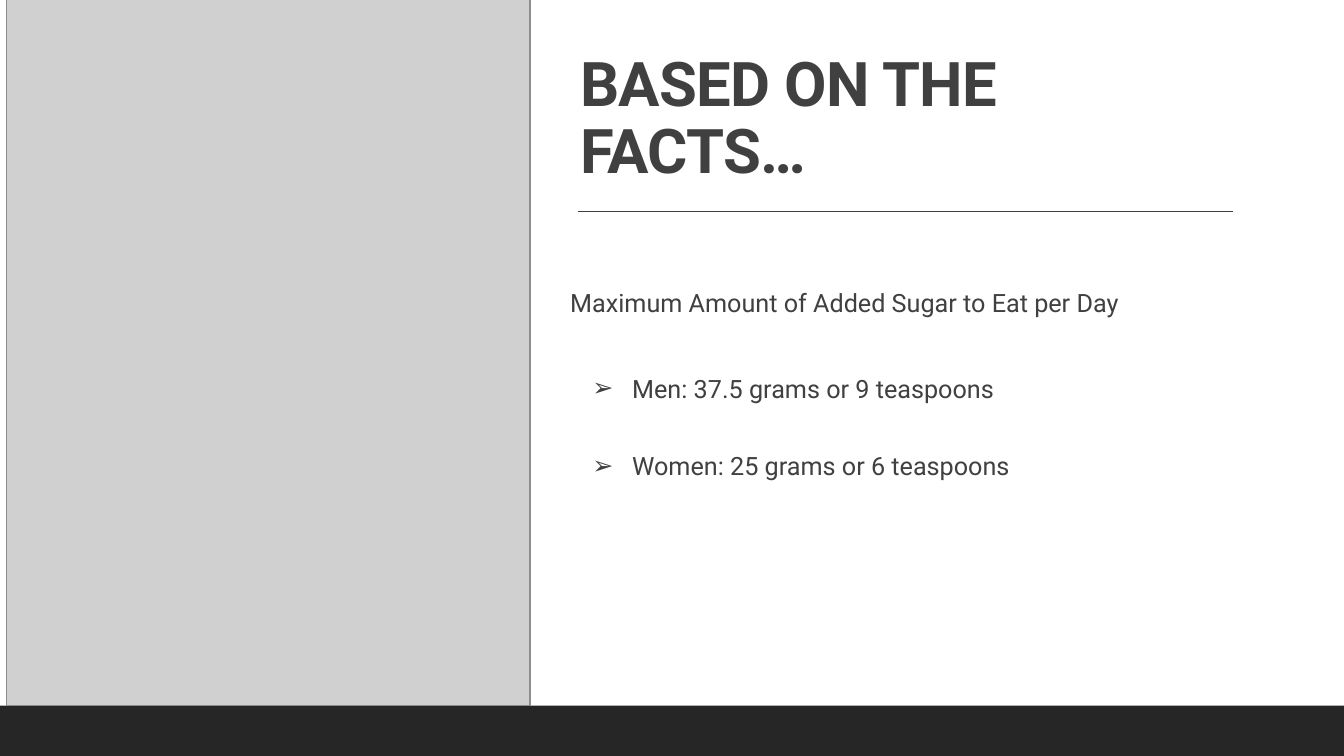
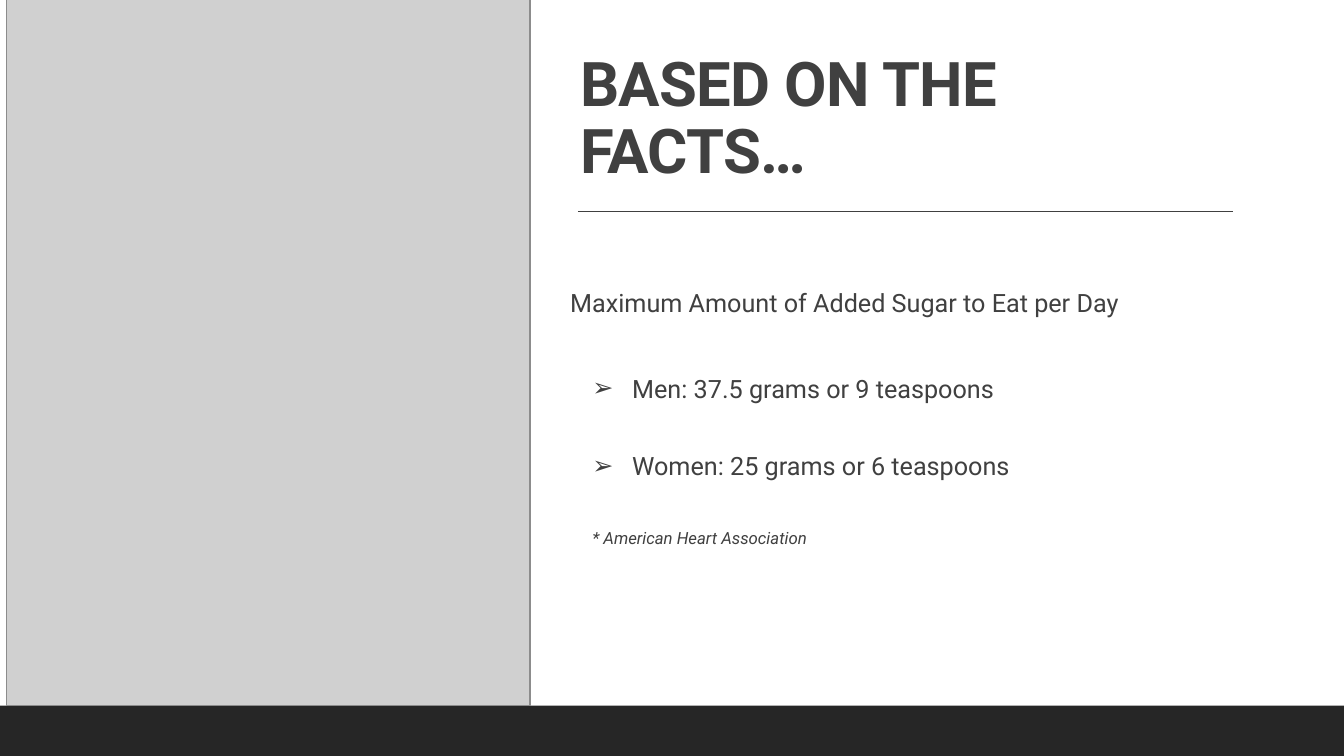
Before and after one commit to cbeachey/project1_influencers, a slide deck: slide 4 of Effects of Sugar Consumption.pptx. Drawn at 1344x756 pixels with LibreOffice and Linux fonts; fonts in the diff are those of the drawing; grey boxes stand for pictures. Boxes give left, top, right and bottom in pixels: in the first picture for what was removed or moved away, otherwise in the second. Text is boxed around its words. In the diff, an @@ line names an element or a change of style, - is before the commit and + after.

```diff
--- a/Effects of Sugar Consumption.pptx
+++ b/Effects of Sugar Consumption.pptx
@@ text at [603,532,807,544]: paragraph added @@
+  * American Heart Association
```
Also in this commit, not shown: 5 other slides changed.
